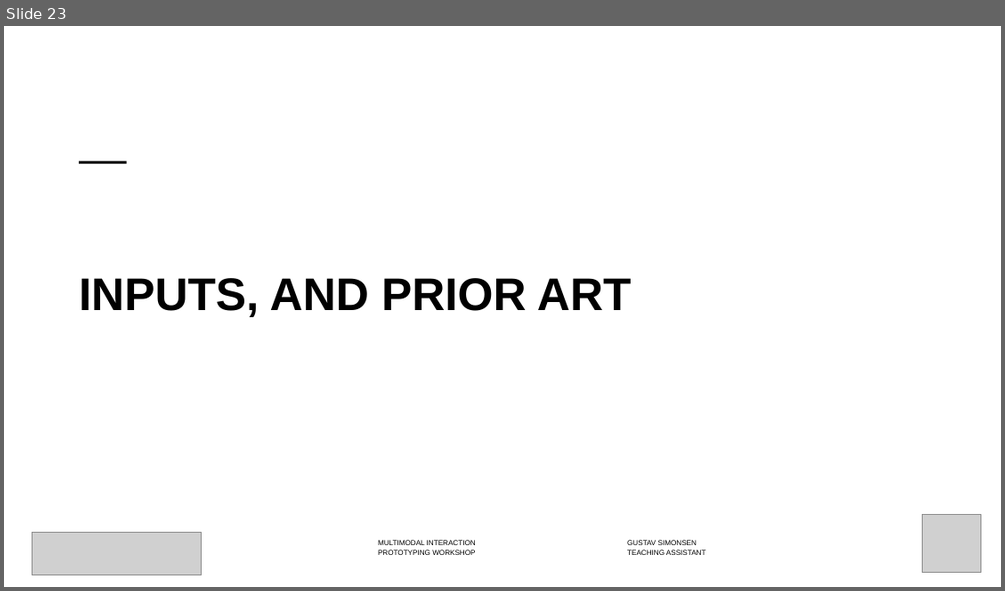
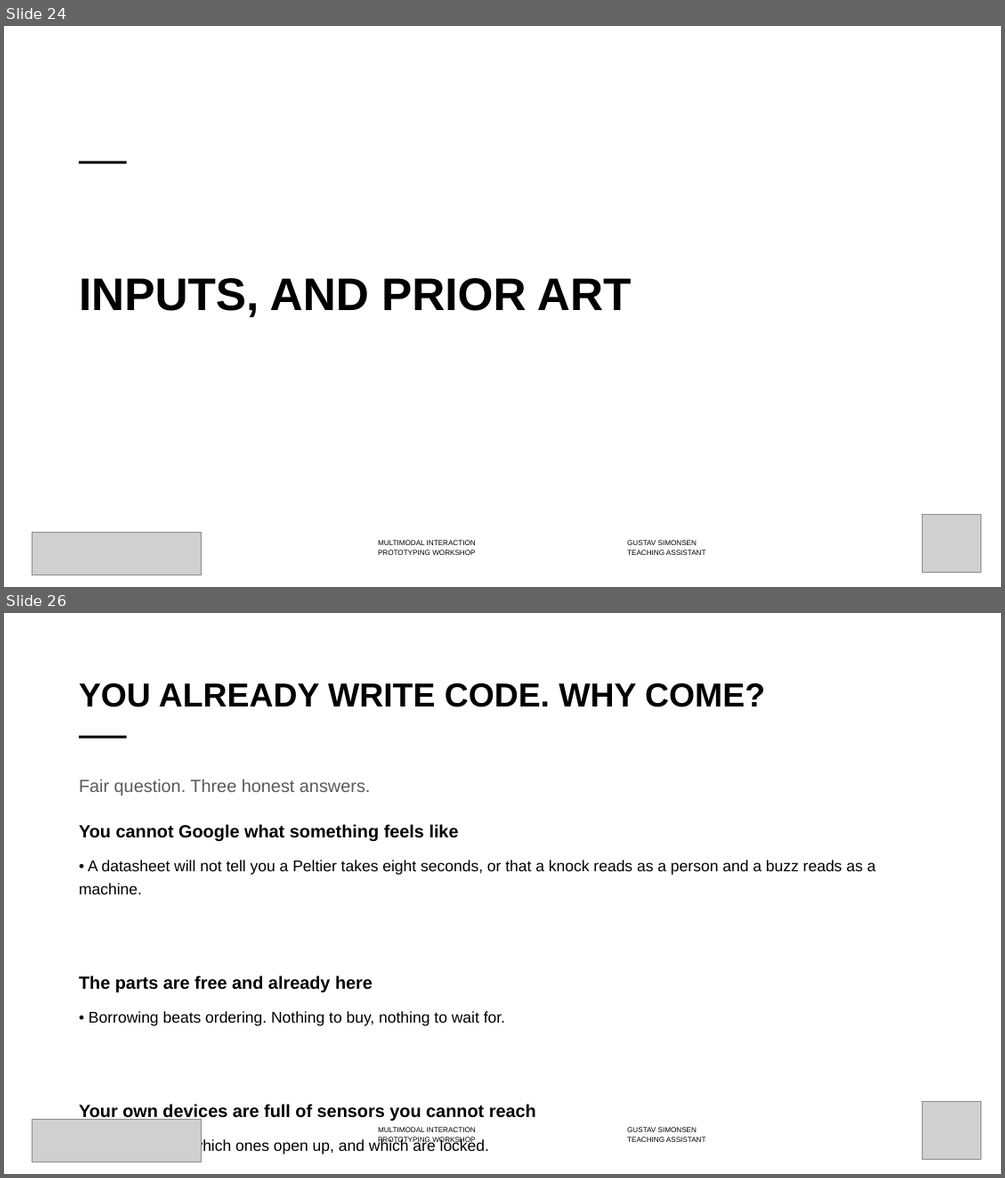
Before and after one commit to labtools-au/multimodal-actuator-workshop, a slide deck: docs/multimodal-actuator-workshop.pptx. Shown one above the other, each under a label of ours: slide 23 before the commit, slides 24 and 26 after it; the slides between them are not shown. The pictures are 1005x591 and 1005x1178 pixels, drawn with LibreOffice and Linux fonts; fonts in the diff are those of the drawing; grey boxes stand for pictures; background and template pictures are left out. Boxes give left, top, right and bottom in pixels: in the first picture for what was removed or moved away, otherwise in the second. Text is boxed around its words. In the diff, an @@ line names an element or a change of style, - is before the commit and + after.

```diff
--- a/docs/multimodal-actuator-workshop.pptx
+++ b/docs/multimodal-actuator-workshop.pptx
@@ slide 26 added at bbox=[4, 613, 1001, 1174], background #FFFFFF; not listed: 2 template elements that a slide beside it also shows @@
@@ title added at bbox=[79, 683, 765, 707], 32 pt, text #000000, bold @@
+YOU ALREADY WRITE CODE. WHY COME?
@@ rectangle added at bbox=[79, 736, 127, 738], fill #000000 @@
@@ text added at bbox=[79, 779, 876, 1154], 15 pt, text #000000 @@
+Fair question. Three honest answers.
+You cannot Google what something feels like
+• A datasheet will not tell you a Peltier takes eight seconds, or that a knock reads as a person and a buzz reads as a machine.
+The parts are free and already here
+• Borrowing beats ordering. Nothing to buy, nothing to wait for.
+Your own devices are full of sensors you cannot reach
+• Find out today which ones open up, and which are locked.
@@ picture added at bbox=[32, 1119, 202, 1162] @@
@@ picture added at bbox=[922, 1102, 980, 1159] @@
@@ what was slide 23 is now slide 24 @@
```
Also in this commit, not shown: 4 slides changed, 2 other slides added, 5 other files.
